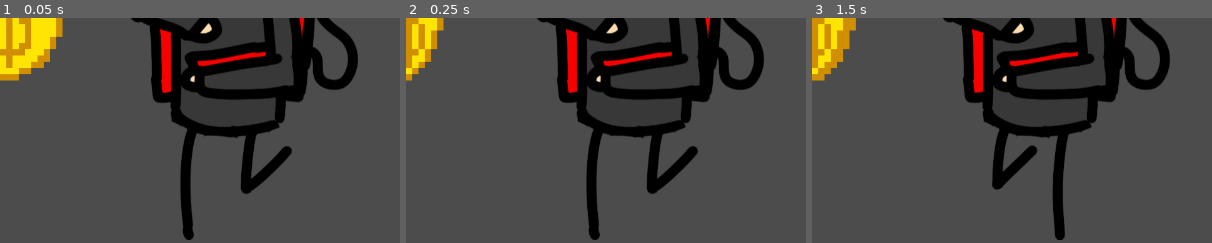
Above: before the commit, frames 1-3 (left to right).
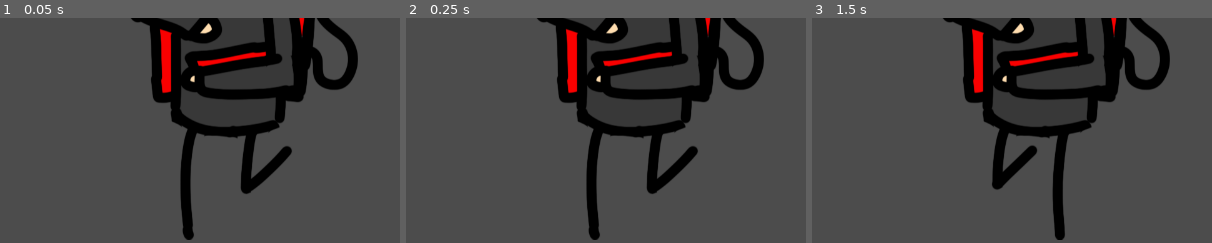
Above: after the commit, the same moments.

Repository: CeylenGames/5thAlakajam
Game: Godot game, scene res://AnimatedSprite.tscn
Two runs of this game, one before a commit and one after it. Both use one fixed random seed, a clock stepped at 60 frames per second and the inputs below. This scene is started directly instead of the project's main scene.
Inputs:
- Up to frame 1 (0.05 s): no input
- Up to frame 2 (0.25 s): no input
- Up to frame 3 (1.5 s): hold Right (ui_right) 0.53-1.28 s; tap Keypad 0 (combo_0) at 0.6 s; tap Space (ui_select) at 0.77 s; hold Down (ui_down) from 1.28 s (still down); tap Keypad 1 (combo_1) at 1.35 s
The pictures show only the part of the screen within x 0-50%, y 0-50%; the shares and areas given below are measured in that part.

The runs differ from the first frame. In frame 1, 3.4% of the frame differs, in the area x 0-16%, y 0-28%; in frame 2, 1.8%; in frame 3, 2.2%.

Commit message:
coin prefabs

Diff:
--- a/AnimatedSprite.tscn
+++ b/AnimatedSprite.tscn
@@ -1,17 +1,13 @@
-[gd_scene load_steps=15 format=2]
+[gd_scene load_steps=10 format=2]
 
 [ext_resource path="res://images/perso/persof2.png" type="Texture" id=1]
 [ext_resource path="res://images/perso/persof3.png" type="Texture" id=2]
-[ext_resource path="res://images/bitcoin/bitcoin1.png" type="Texture" id=3]
-[ext_resource path="res://images/bitcoin/bitcoin2.png" type="Texture" id=4]
-[ext_resource path="res://images/bitcoin/bitcoin3.png" type="Texture" id=5]
-[ext_resource path="res://images/bitcoin/bitcoin4.png" type="Texture" id=6]
-[ext_resource path="res://images/perso/persob2.png" type="Texture" id=7]
-[ext_resource path="res://images/perso/persob3.png" type="Texture" id=8]
-[ext_resource path="res://images/perso/persos1.png" type="Texture" id=9]
-[ext_resource path="res://images/perso/persos2.png" type="Texture" id=10]
+[ext_resource path="res://images/perso/persob2.png" type="Texture" id=3]
+[ext_resource path="res://images/perso/persob3.png" type="Texture" id=4]
+[ext_resource path="res://images/perso/persos1.png" type="Texture" id=5]
+[ext_resource path="res://images/perso/persos2.png" type="Texture" id=6]
 
-[sub_resource type="SpriteFrames" id=2]
+[sub_resource type="SpriteFrames" id=1]
 
 animations = [ {
 "frames": [ ExtResource( 1 ), ExtResource( 2 ) ],
@@ -20,28 +16,19 @@
 "speed": 4.0
 } ]
 
-[sub_resource type="SpriteFrames" id=1]
+[sub_resource type="SpriteFrames" id=2]
 
 animations = [ {
-"frames": [ ExtResource( 3 ), ExtResource( 4 ), ExtResource( 5 ), ExtResource( 6 ) ],
+"frames": [ ExtResource( 3 ), ExtResource( 4 ) ],
 "loop": true,
 "name": "default",
-"speed": 8.0
+"speed": 4.0
 } ]
 
 [sub_resource type="SpriteFrames" id=3]
 
 animations = [ {
-"frames": [ ExtResource( 7 ), ExtResource( 8 ) ],
-"loop": true,
-"name": "default",
-"speed": 4.0
-} ]
-
-[sub_resource type="SpriteFrames" id=4]
-
-animations = [ {
-"frames": [ ExtResource( 9 ), ExtResource( 10 ) ],
+"frames": [ ExtResource( 5 ), ExtResource( 6 ) ],
 "loop": true,
 "name": "default",
 "speed": 4.0
@@ -52,29 +39,21 @@
 [node name="AnimatedSprite2" type="AnimatedSprite" parent="." index="0"]
 
 position = Vector2( 390, -40 )
+frames = SubResource( 1 )
+animation = "default"
+playing = true
+
+[node name="AnimatedSprite3" type="AnimatedSprite" parent="." index="1"]
+
+position = Vector2( 950, -50 )
 frames = SubResource( 2 )
 animation = "default"
 playing = true
 
-[node name="AnimatedSprite" type="AnimatedSprite" parent="." index="1"]
-
-scale = Vector2( 10, 10 )
-frames = SubResource( 1 )
-animation = "default"
-playing = true
-_sections_unfolded = [ "Transform" ]
-
-[node name="AnimatedSprite3" type="AnimatedSprite" parent="." index="2"]
-
-position = Vector2( 950, -50 )
-frames = SubResource( 3 )
-animation = "default"
-playing = true
-
-[node name="AnimatedSprite4" type="AnimatedSprite" parent="." index="3"]
+[node name="AnimatedSprite4" type="AnimatedSprite" parent="." index="2"]
 
 position = Vector2( 1430, -60 )
-frames = SubResource( 4 )
+frames = SubResource( 3 )
 animation = "default"
 frame = 1
 playing = true
--- /dev/null
+++ b/Prefabs/Coin.tscn
@@ -0,0 +1,44 @@
+[gd_scene load_steps=7 format=2]
+
+[ext_resource path="res://images/bitcoin/bitcoin1.png" type="Texture" id=1]
+[ext_resource path="res://images/bitcoin/bitcoin2.png" type="Texture" id=2]
+[ext_resource path="res://images/bitcoin/bitcoin3.png" type="Texture" id=3]
+[ext_resource path="res://images/bitcoin/bitcoin4.png" type="Texture" id=4]
+
+[sub_resource type="SpriteFrames" id=1]
+
+animations = [ {
+"frames": [ ExtResource( 1 ), ExtResource( 2 ), ExtResource( 3 ), ExtResource( 4 ) ],
+"loop": true,
+"name": "default",
+"speed": 8.0
+} ]
+
+[sub_resource type="CircleShape2D" id=2]
+
+custom_solver_bias = 0.0
+radius = 10.0
+
+[node name="Coin" type="AnimatedSprite" index="0" groups=[
+"Coin",
+]]
+
+scale = Vector2( 10, 10 )
+frames = SubResource( 1 )
+animation = "default"
+playing = true
+_sections_unfolded = [ "Transform" ]
+
+[node name="Area2D" type="Area2D" parent="." index="0"]
+
+input_pickable = true
+gravity_vec = Vector2( 0, 1 )
+gravity = 98.0
+linear_damp = 0.1
+angular_damp = 1.0
+audio_bus_override = false
+audio_bus_name = "Master"
+
+[node name="CollisionShape2D" type="CollisionShape2D" parent="Area2D" index="0"]
+
+shape = SubResource( 2 )
--- a/World.tscn
+++ b/World.tscn
@@ -18,16 +18,10 @@
 [ext_resource path="res://images/ui/fond_bar.png" type="Texture" id=16]
 [ext_resource path="res://images/ui/bar.png" type="Texture" id=17]
 
-[sub_resource type="CircleShape2D" id=5]
+[sub_resource type="CircleShape2D" id=1]
 
 custom_solver_bias = 0.0
 radius = 800.0
-
-[sub_resource type="NavigationPolygon" id=1]
-
-vertices = PoolVector2Array( 3000, -1800, 3000, 1800, -3000, 1800, -3000, -1800 )
-polygons = [ PoolIntArray( 0, 1, 2, 3 ) ]
-outlines = [ PoolVector2Array( -3000, -1800, -3000, 1800, 3000, 1800, 3000, -1800 ) ]
 
 [sub_resource type="DynamicFont" id=2]
 
@@ -52,15 +46,6 @@
 use_filter = false
 font_data = ExtResource( 15 )
 _sections_unfolded = [ "Extra Spacing", "Font", "Settings" ]
-
-[sub_resource type="SpriteFrames" id=5]
-
-animations = [ {
-"frames": [ ExtResource( 15 ), ExtResource( 16 ), ExtResource( 17 ), ExtResource( 18 ) ],
-"loop": true,
-"name": "default",
-"speed": 5.0
-} ]
 
 [node name="World" type="Node" index="0"]
 
@@ -146,17 +131,23 @@
 
 [node name="Detector" type="Area2D" parent="Player" index="3"]
 
-[node name="NavigationPolygonInstance" type="NavigationPolygonInstance" parent="Navigation2D" index="0"]
-
-position = Vector2( 10, 0 )
-navpoly = SubResource( 1 )
-enabled = true
-
-[node name="Enemies" type="Node2D" parent="." index="4"]
+input_pickable = true
+gravity_vec = Vector2( 0, 1 )
+gravity = 98.0
+linear_damp = 0.1
+angular_damp = 1.0
+audio_bus_override = false
+audio_bus_name = "Master"
+
+[node name="CollisionShape2D" type="CollisionShape2D" parent="Player/Detector" index="0"]
+
+shape = SubResource( 1 )
+
+[node name="Enemies" type="Node2D" parent="." index="3"]
 
 script = ExtResource( 8 )
 
-[node name="Spawner" parent="." index="5" instance=ExtResource( 9 )]
+[node name="Spawner" parent="." index="4" instance=ExtResource( 9 )]
 
 position = Vector2( 1370, -1590 )
 nav = NodePath("../Navigation2D")
@@ -165,7 +156,7 @@
 EnemyContainer = NodePath("../Enemies")
 sprites = [ ExtResource( 11 ), ExtResource( 12 ), ExtResource( 13 ), ExtResource( 14 ) ]
 
-[node name="Spawner2" parent="." index="6" instance=ExtResource( 9 )]
+[node name="Spawner2" parent="." index="5" instance=ExtResource( 9 )]
 
 position = Vector2( -2210, 140 )
 nav = NodePath("../Navigation2D")
@@ -174,7 +165,7 @@
 EnemyContainer = NodePath("../Enemies")
 sprites = [ ExtResource( 11 ), ExtResource( 12 ), ExtResource( 13 ), ExtResource( 14 ) ]
 
-[node name="Spawner3" parent="." index="7" instance=ExtResource( 9 )]
+[node name="Spawner3" parent="." index="6" instance=ExtResource( 9 )]
 
 position = Vector2( 680, 1270 )
 nav = NodePath("../Navigation2D")
@@ -183,7 +174,7 @@
 EnemyContainer = NodePath("../Enemies")
 sprites = [ ExtResource( 11 ), ExtResource( 12 ), ExtResource( 13 ), ExtResource( 14 ) ]
 
-[node name="GUI" type="CanvasLayer" parent="." index="8"]
+[node name="GUI" type="CanvasLayer" parent="." index="7"]
 
 editor/display_folded = true
 layer = 1
Not shown: 1 places in World.tscn that only renumber resources
